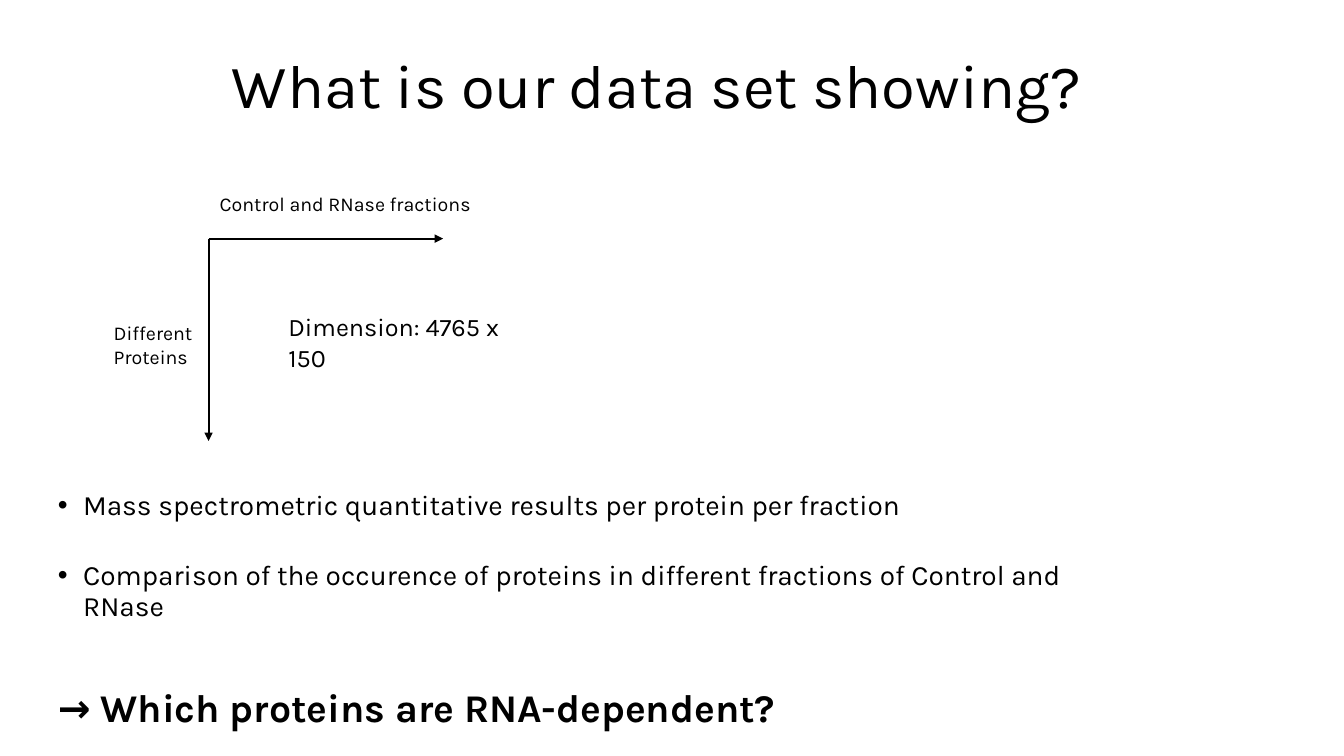
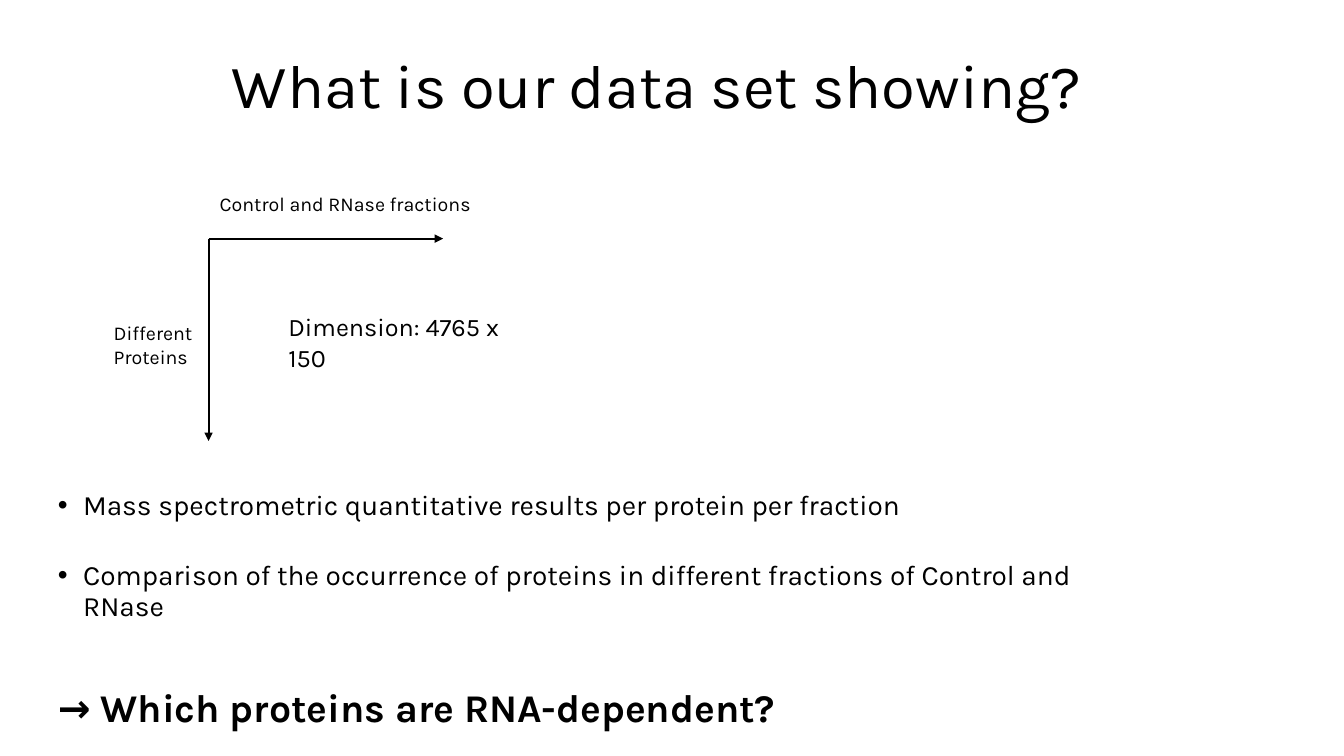
Before and after one commit to MichelaPozzi/2025-topic-03-group-01, a slide deck: slide 5 of Project Proposal Ben.pptx. Drawn at 1344x756 pixels with LibreOffice and Linux fonts; fonts in the diff are those of the drawing. Boxes give left, top, right and bottom in pixels: in the first picture for what was removed or moved away, otherwise in the second. Text is boxed around its words. In the diff, an @@ line names an element or a change of style, - is before the commit and + after.

```diff
--- a/Project Proposal Ben.pptx
+++ b/Project Proposal Ben.pptx
@@ text at (x1=83, y1=565, x2=1070, y2=617): text changed @@
-• Comparison of the occurence of proteins in different fractions of Control and RNase
+• Comparison of the occurrence of proteins in different fractions of Control and RNase
```
Also in this commit, not shown: 4 other slides changed.
